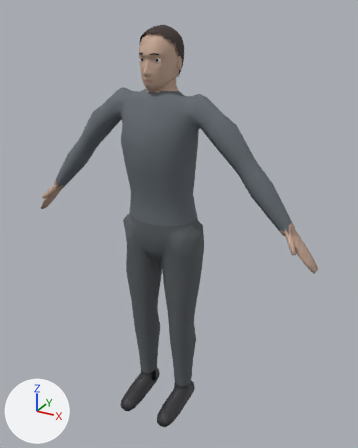
The Blender file models/characters/human/human.blend, before and after one commit.
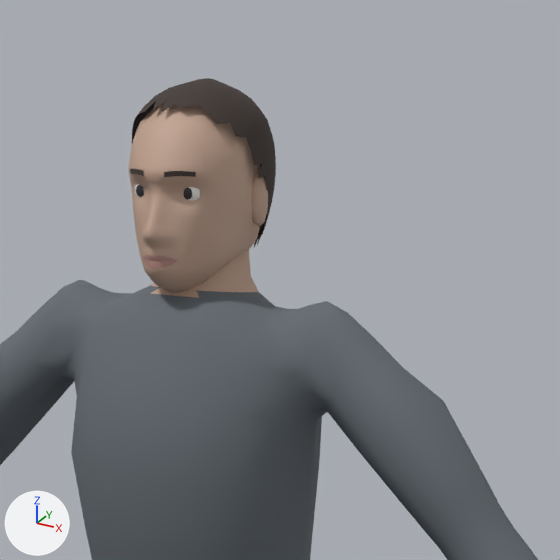
There are two pictures of each version: one whole from a 50 mm lens placed at (1.026, -1.712, 1.828), pointed at (0.067, 0.032, 0.955), one close up on the part from 28% to 76% of the width and 0% to 39% of the height. The axes (+X, +Y, +Z) are drawn at lower left. The lights are the same throughout. The last two pictures show the newer version.

Names of what the first close-up shows: 'body', 'head' and 2 more.
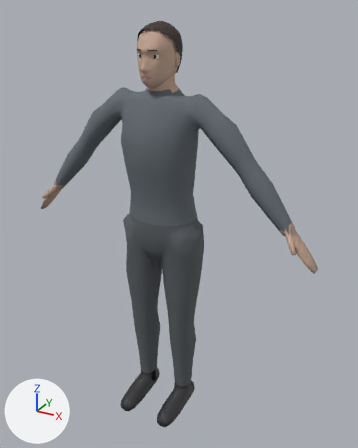
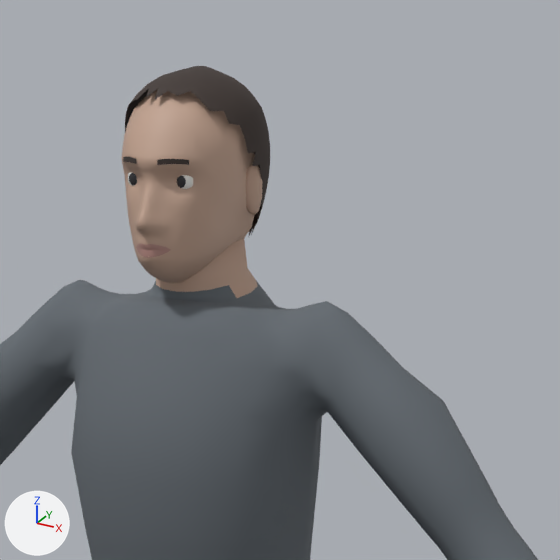
Location of each change, (x1, y1, x2, y2) in pixels of the close-ups (560 x 560 px; the box of a moved part takes in the faces that stretch with it):
'body', reshaped: before (0, 251, 538, 560); after (0, 239, 538, 560)
'head', moved: before (128, 78, 276, 293); after (121, 66, 270, 283)
part 1 of me_trunk_001, moved or reshaped: before (92, 251, 295, 336); after (91, 239, 295, 337)
part 2 of me_trunk_001, recoloured: before (152, 283, 237, 292); after (151, 281, 236, 303)

The change in detail:
me_trunk_001 is used by ob_body; location (0.0, 0.0, 0.0).
me_trunk_001 had 1098 vertices, 1476 faces, 3 loose edges and spanned x -0.69..0.69, y -0.21..0.13, z 0.0..1.6.
me_trunk_001 now has 1097 vertices, 1474 faces, 3 loose edges and spans x -0.69..0.69, y -0.21..0.13, z 0.0..1.63.
me_trunk_001 part 1: 41 vertices moved from x -0.06..0.06, y -0.04..0.08, z 1.52..1.6 to x -0.06..0.06, y -0.05..0.08, z 1.52..1.63; 14 vertices removed from x -0.13..0.13, y -0.06..0.02, z 1.5..1.6; 13 vertices added at x -0.14..0.13, y -0.06..0.01, z 1.5..1.61.
me_trunk_001 part 2: 2 faces spanning x -0.06..0.06, y -0.03..-0.01, z 1.52..1.54 switch from mat_skin (beige #c4a490) to mat_shirt (grey #656c73).
Other edits to the shape of me_trunk_001 do not show in these pictures.
Object 'head' (ob_head) moves from (0.0, 0.01, 1.641) to (0.0, -0.004, 1.655).
